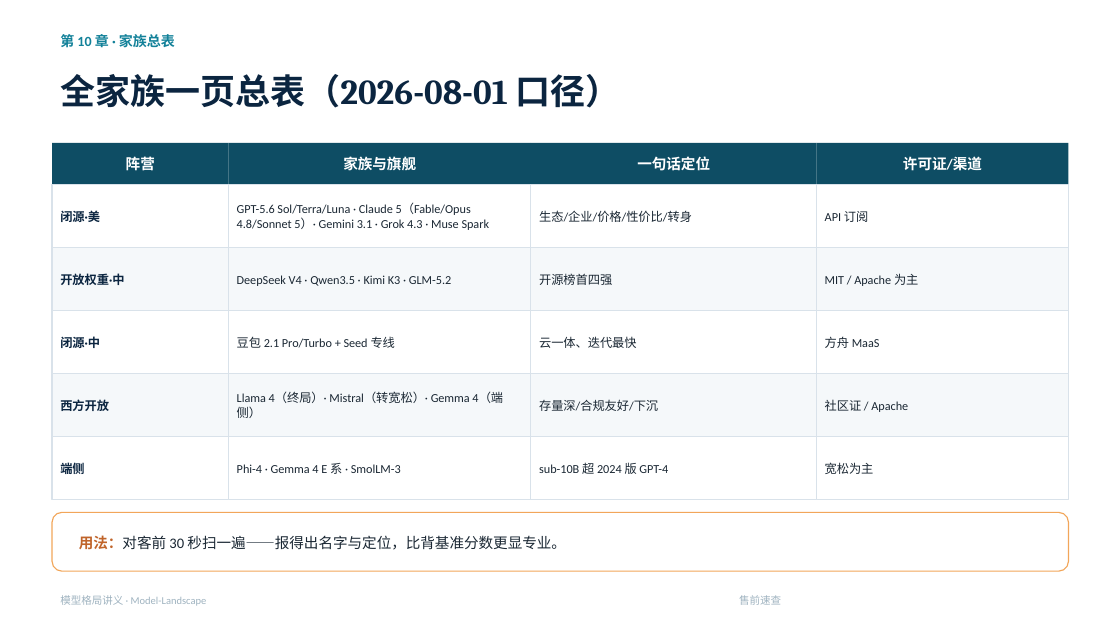
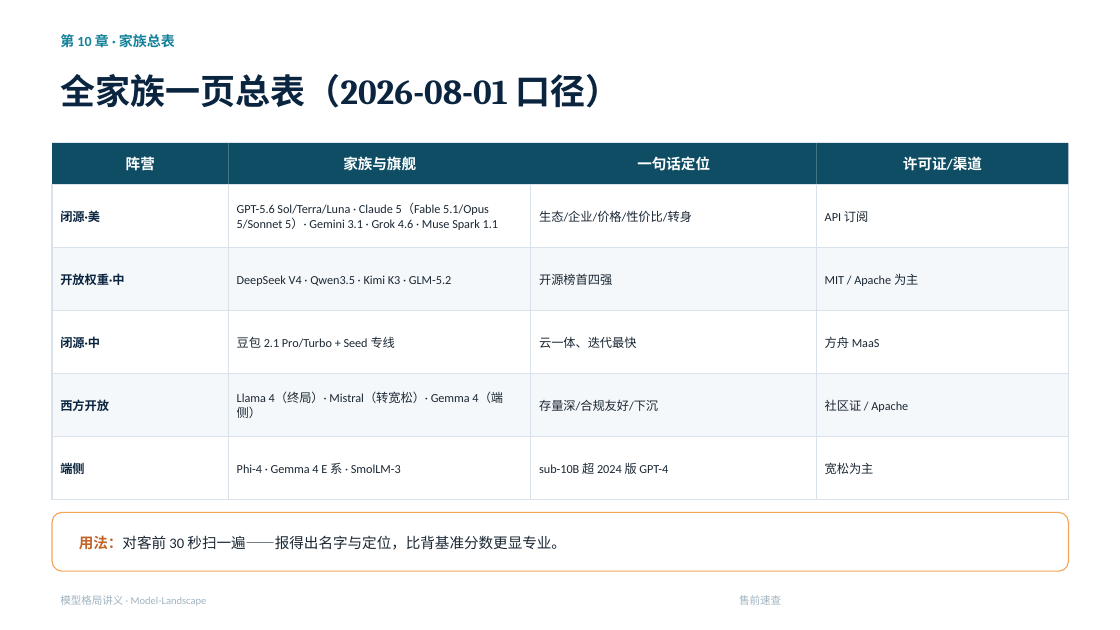
Before and after one commit to jasonlijiaxiang/ai-knowledge-base, a slide deck: slide 91 of PPT-version/Model-Landscape/Model-Landscape-讲义.pptx. Drawn at 1120x630 pixels with LibreOffice and Linux fonts; fonts in the diff are those of the drawing. Boxes give left, top, right and bottom in pixels: in the first picture for what was removed or moved away, otherwise in the second. Text is boxed around its words. In the diff, an @@ line names an element or a change of style, - is before the commit and + after.

```diff
--- a/PPT-version/Model-Landscape/Model-Landscape-讲义.pptx
+++ b/PPT-version/Model-Landscape/Model-Landscape-讲义.pptx
@@ text in rectangle at box(237, 203, 498, 230): text changed @@
-GPT-5.6 Sol/Terra/Luna · Claude 5（Fable/Opus 4.8/Sonnet 5）· Gemini 3.1 · Grok 4.3 · Muse Spark
+GPT-5.6 Sol/Terra/Luna · Claude 5（Fable 5.1/Opus 5/Sonnet 5）· Gemini 3.1 · Grok 4.6 · Muse Spark 1.1
```
Also in this commit, not shown: 23 other slides changed, 55 other files.
